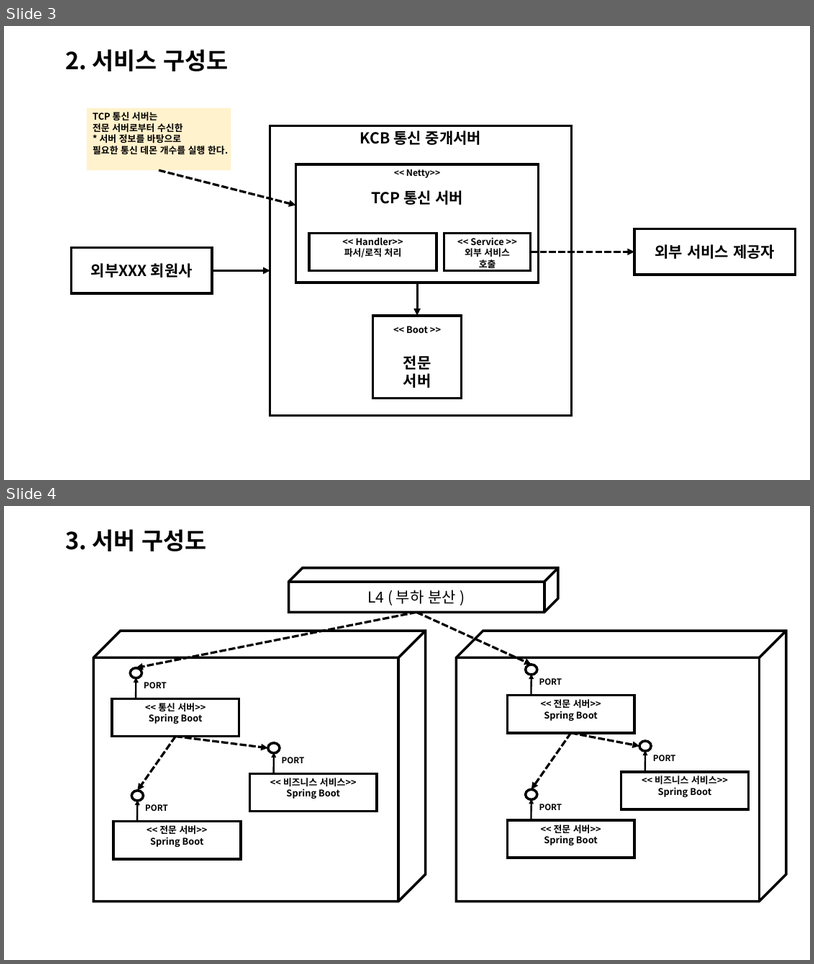
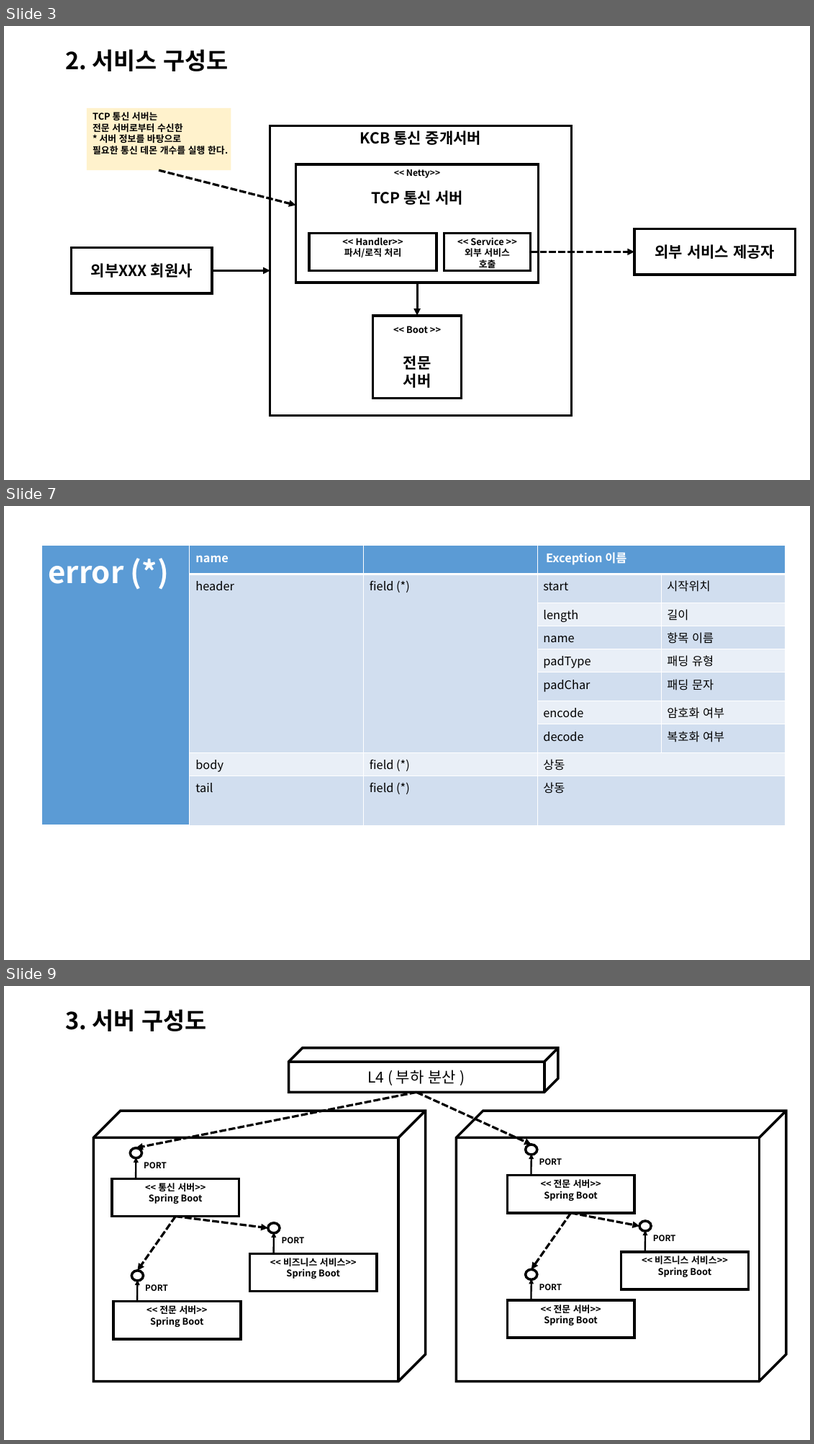
Before and after one commit to stuko/kcb-id-comm-server, a slide deck: carrier/산출물/통신 중개 서버 개발 설명서.pptx. Shown one above the other, each under a label of ours: slides 3 and 4 before the commit, slides 3, 7 and 9 after it; the slides between them are not shown. The pictures are 814x964 and 814x1444 pixels, drawn with LibreOffice and Linux fonts; fonts in the diff are those of the drawing. Boxes give left, top, right and bottom in pixels: in the first picture for what was removed or moved away, otherwise in the second. Text is boxed around its words. In the diff, an @@ line names an element or a change of style, - is before the commit and + after.

```diff
--- a/carrier/산출물/통신 중개 서버 개발 설명서.pptx
+++ b/carrier/산출물/통신 중개 서버 개발 설명서.pptx
@@ slide 7 added at box(4, 506, 810, 960), background #FFFFFF @@
@@ table added at box(42, 546, 786, 796), 10 rows, 5 columns @@
+error (*) | name |  | Exception 이름 | 
+ | header | field (*) | start | 시작위치
+ |  |  | length | 길이
+ |  |  | name | 항목 이름
+ |  |  | padType | 패딩 유형
+ |  |  | padChar | 패딩 문자
+ |  |  | encode | 암호화 여부
+ |  |  | decode | 복호화 여부
+ | body | field (*) | 상동 | 
+ | tail | field (*) | 상동 | 
@@ what was slide 4 is now slide 9 @@
```
Also in this commit, not shown: 4 other slides added.
